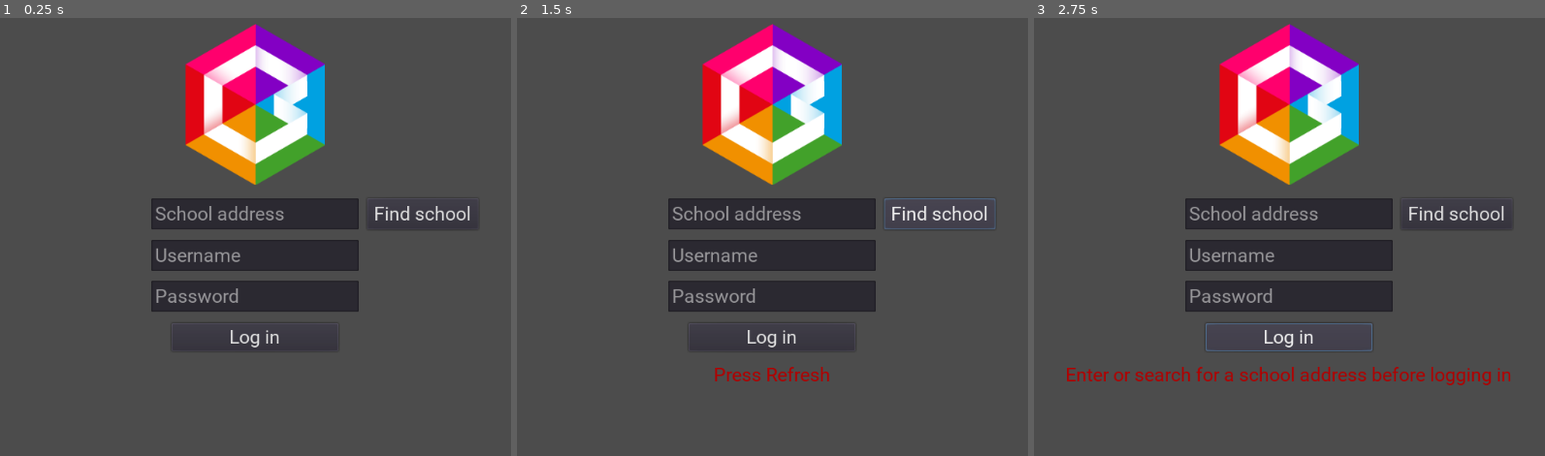
Above: before the commit, frames 1-3 (left to right).
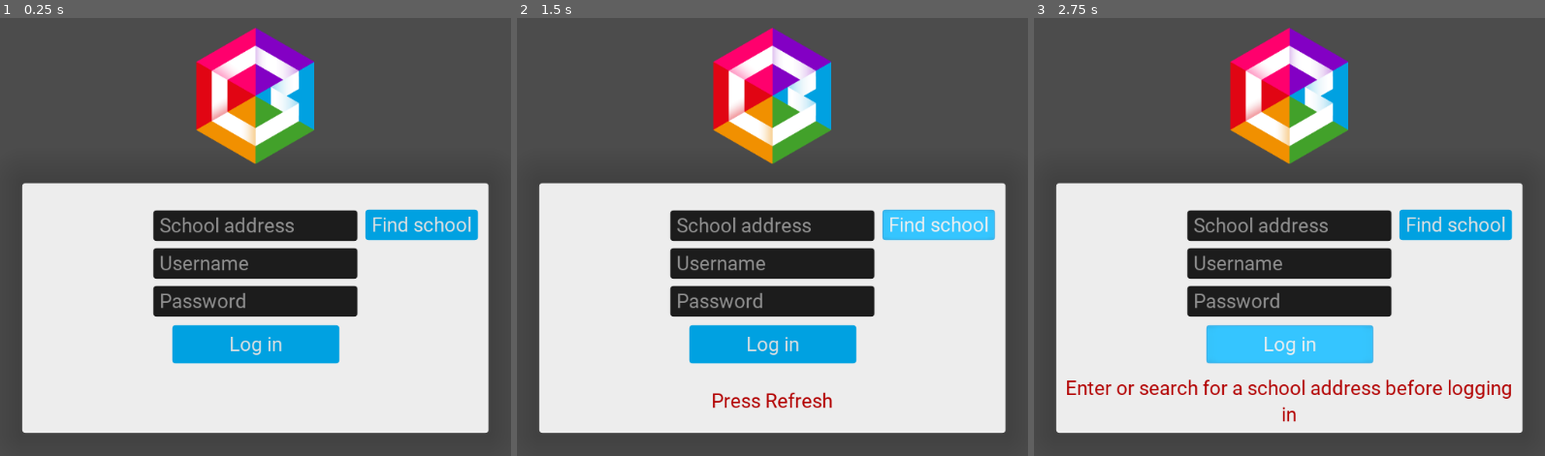
Above: after the commit, the same moments.

Repository: Kecerim24/Bakal-i-Desktop-App
Game: Godot game, scene res://Control.tscn
The game is run twice, just before and just after one commit, with the same random seed, the same clock (stepped at 60 frames per second) and the same inputs.
Inputs:
- Up to frame 1 (0.25 s): no input
- Up to frame 2 (1.5 s): click "Log in" at 0.5 s; click "Find school" at 1.25 s
- Up to frame 3 (2.75 s): click "Log in" at 2 s

The runs differ from the first frame. In frame 1, 52% of the frame differs, in the area x 4-96%, y 1-95%; in frame 2, 52%; in frame 3, 52%.

Commit message:
first themes

Diff:
--- a/Control.tscn
+++ b/Control.tscn
@@ -1,84 +1,111 @@
-[gd_scene load_steps=7 format=2]
+[gd_scene load_steps=6 format=2]
 
-[ext_resource path="res://Roboto-Regular.ttf" type="DynamicFontData" id=1]
+[ext_resource path="res://new_theme.tres" type="Theme" id=1]
 [ext_resource path="res://Control_script.gd" type="Script" id=2]
 [ext_resource path="res://icon.png" type="Texture" id=3]
 [ext_resource path="res://SearchableList.tscn" type="PackedScene" id=4]
 
-[sub_resource type="DynamicFont" id=1]
-size = 25
-font_data = ExtResource( 1 )
+[sub_resource type="StyleBoxFlat" id=1]
+bg_color = Color( 0.933333, 0.933333, 0.933333, 1 )
+corner_radius_top_left = 4
+corner_radius_top_right = 4
+corner_radius_bottom_right = 4
+corner_radius_bottom_left = 4
+shadow_color = Color( 0, 0, 0, 0.152941 )
+shadow_size = 49
 
-[sub_resource type="Theme" id=2]
-default_font = SubResource( 1 )
-
-[node name="Control" type="Control"]
+[node name="LoginScreen" type="Control"]
 anchor_right = 1.0
 anchor_bottom = 1.0
-theme = SubResource( 2 )
+theme = ExtResource( 1 )
 script = ExtResource( 2 )
+schooladdress = NodePath("LoginPanel/InputDetails/schooladdress")
+username = NodePath("LoginPanel/InputDetails/username")
+password = NodePath("LoginPanel/InputDetails/password")
+status = NodePath("LoginPanel/status")
 
-[node name="Login" type="Button" parent="."]
+[node name="LoginPanel" type="Panel" parent="."]
+anchor_left = 0.5
+anchor_top = 0.5
+anchor_right = 0.5
+anchor_bottom = 0.5
+margin_left = -307.0
+margin_top = -71.0
+margin_right = 308.0
+margin_bottom = 259.0
+custom_styles/panel = SubResource( 1 )
+
+[node name="InputDetails" type="VBoxContainer" parent="LoginPanel"]
+anchor_left = 0.5
+anchor_top = 0.5
+anchor_right = 0.5
+anchor_bottom = 0.5
+margin_left = -134.5
+margin_top = -129.5
+margin_right = 134.5
+margin_bottom = 10.5
+custom_constants/separation = 10
+
+[node name="schooladdress" type="LineEdit" parent="LoginPanel/InputDetails"]
+margin_right = 269.0
+margin_bottom = 40.0
+rect_pivot_offset = Vector2( 137, 21 )
+secret_character = "•"
+placeholder_text = "School address"
+
+[node name="username" type="LineEdit" parent="LoginPanel/InputDetails"]
+margin_top = 50.0
+margin_right = 269.0
+margin_bottom = 90.0
+rect_pivot_offset = Vector2( 137, 21 )
+placeholder_text = "Username"
+
+[node name="password" type="LineEdit" parent="LoginPanel/InputDetails"]
+margin_top = 100.0
+margin_right = 269.0
+margin_bottom = 140.0
+rect_pivot_offset = Vector2( 137, 21 )
+secret = true
+secret_character = "•"
+placeholder_text = "Password"
+
+[node name="Login" type="Button" parent="LoginPanel"]
 anchor_left = 0.5
 anchor_top = 0.5
 anchor_right = 0.5
 anchor_bottom = 0.5
 margin_left = -110.0
-margin_top = 113.5
+margin_top = 23.0
 margin_right = 110.0
-margin_bottom = 150.5
+margin_bottom = 73.0
+rect_min_size = Vector2( 0, 50 )
 rect_pivot_offset = Vector2( 110, 18.5 )
 shortcut_in_tooltip = false
 text = "Log in"
 
-[node name="schooladdress" type="LineEdit" parent="."]
-anchor_left = 0.5
-anchor_top = 0.5
-anchor_right = 0.5
-anchor_bottom = 0.5
-margin_left = -137.0
-margin_top = -51.0
-margin_right = 137.0
-margin_bottom = -10.0
-rect_pivot_offset = Vector2( 137, 21 )
-secret_character = "•"
-placeholder_text = "School address"
-
-[node name="username" type="LineEdit" parent="."]
-anchor_left = 0.5
-anchor_top = 0.5
-anchor_right = 0.5
-anchor_bottom = 0.5
-margin_left = -137.0
-margin_top = 4.0
-margin_right = 137.0
-margin_bottom = 45.0
-rect_pivot_offset = Vector2( 137, 21 )
-placeholder_text = "Username"
-
-[node name="password" type="LineEdit" parent="."]
-anchor_left = 0.5
-anchor_top = 0.5
-anchor_right = 0.5
-anchor_bottom = 0.5
-margin_left = -137.0
-margin_top = 58.0
-margin_right = 137.0
-margin_bottom = 99.0
-rect_pivot_offset = Vector2( 137, 21 )
-secret = true
-secret_character = "•"
-placeholder_text = "Password"
+[node name="status" type="Label" parent="LoginPanel"]
+anchor_top = 1.0
+anchor_right = 1.0
+anchor_bottom = 1.0
+margin_left = 8.0
+margin_top = -75.0
+margin_right = -8.0
+margin_bottom = -8.0
+custom_colors/font_color = Color( 0.701961, 0, 0, 1 )
+align = 1
+valign = 1
+autowrap = true
+clip_text = true
 
 [node name="findschool" type="Button" parent="."]
 anchor_left = 0.5
 anchor_top = 0.5
 anchor_right = 0.5
 anchor_bottom = 0.5
-margin_left = 148.0
-margin_top = -51.0
-margin_right = 295.0
-margin_bottom = -10.0
+margin_left = 146.0
+margin_top = -36.0
+margin_right = 294.0
+margin_bottom = 4.0
 rect_pivot_offset = Vector2( 74, 21 )
 text = "Find school"
 
@@ -88,9 +115,9 @@
 anchor_right = 0.5
 anchor_bottom = 0.5
 margin_left = -133.0
-margin_top = -282.0
+margin_top = -277.0
 margin_right = 133.0
-margin_bottom = -69.0
+margin_bottom = -97.0
 rect_pivot_offset = Vector2( 133, 107 )
 texture = ExtResource( 3 )
 expand = true
@@ -106,26 +133,16 @@
 anchor_right = 0.0
 margin_right = 359.0
 
-[node name="status" type="Label" parent="."]
-anchor_top = 0.5
-anchor_right = 1.0
-anchor_bottom = 0.5
-margin_top = 167.0
-margin_bottom = 198.0
-custom_colors/font_color = Color( 0.701961, 0, 0, 1 )
-align = 1
-valign = 1
-
 [node name="access_req" type="HTTPRequest" parent="."]
 
 [node name="school_list_req" type="HTTPRequest" parent="."]
 
 [node name="city_list_req" type="HTTPRequest" parent="."]
 
-[connection signal="pressed" from="Login" to="." method="login"]
-[connection signal="text_entered" from="schooladdress" to="." method="step" binds= [ 0 ]]
-[connection signal="text_entered" from="username" to="." method="step" binds= [ 1 ]]
-[connection signal="text_entered" from="password" to="." method="step" binds= [ 2 ]]
+[connection signal="text_entered" from="LoginPanel/InputDetails/schooladdress" to="." method="step" binds= [ 0 ]]
+[connection signal="text_entered" from="LoginPanel/InputDetails/username" to="." method="step" binds= [ 1 ]]
+[connection signal="text_entered" from="LoginPanel/InputDetails/password" to="." method="step" binds= [ 2 ]]
+[connection signal="pressed" from="LoginPanel/Login" to="." method="login"]
 [connection signal="pressed" from="findschool" to="." method="find_schools"]
 [connection signal="selected" from="CitySelector" to="." method="city_selected"]
 [connection signal="selected" from="SchoolSelector" to="." method="school_selected"]
--- a/Control_script.gd
+++ b/Control_script.gd
@@ -3,15 +3,26 @@
 const url = "https://sluzby.bakalari.cz/api/v1/municipality/"
 var school_urls = {}
 
+export(NodePath) var schooladdress
+export(NodePath) var username
+export(NodePath) var password
+export(NodePath) var status
+
+func _ready():
+	schooladdress = get_node(schooladdress)
+	username = get_node(username)
+	password = get_node(password)
+	status = get_node(status)
+
 func login():
-	var addr = $schooladdress.text
+	var addr = schooladdress.text
 	if addr == "":
-		$status.text = "Enter or search for a school address before logging in"
+		status.text = "Enter or search for a school address before logging in"
 		return
 	Global.selected_school = addr
-	var body = "client_id=ANDR&grant_type=password&username=" + $username.text + "&password=" + $password.text
+	var body = "client_id=ANDR&grant_type=password&username=" + username.text + "&password=" + password.text
 	var header = ["Content-Type: application/x-www-form-urlencoded"]
-	$status.text = "Logging in"
+	status.text = "Logging in"
 	$access_req.request(Global.selected_school + "/api/login", header, true, HTTPClient.METHOD_POST, body)
 
 
@@ -20,14 +31,14 @@
 	if Global.access_token != null:
 		get_tree().change_scene("res://BaseMenu.tscn")
 	else:
-		$status.text = "Wrong username or password"
+		status.text = "Wrong username or password"
 
 
 func got_city_list(result, response_code, headers, body):
 	var cities = JSON.parse(body.get_string_from_utf8()).result
 	if response_code != 200:
 		print("error on cities request")
-		$status.text = "Press Refresh"
+		status.text = "Press Refresh"
 		return
 	for city in cities:
 		if city.name == "": continue
@@ -39,7 +50,7 @@
 	var schools = JSON.parse(body.get_string_from_utf8()).result
 	if response_code != 200:
 		print("error on schools request")
-		$status.text = "Press Refresh"
+		status.text = "Press Refresh"
 		return
 
 	$SchoolSelector.clear()
@@ -53,7 +64,7 @@
 
 func school_selected(index):
 	var school = $SchoolSelector.get_at(index)
-	$schooladdress.text = school_urls.get(school)
+	schooladdress.text = school_urls.get(school)
 	$SchoolSelector.hide()
 	step(null,0)
 
@@ -77,8 +88,8 @@
 
 func step(_text,n):
 	if n == 0:
-		$username.grab_focus()
+		username.grab_focus()
 	elif n == 1:
-		$password.grab_focus()
+		password.grab_focus()
 	elif n == 2:
 		login()
--- a/SearchableList.tscn
+++ b/SearchableList.tscn
@@ -1,6 +1,40 @@
-[gd_scene load_steps=3 format=2]
+[gd_scene load_steps=7 format=2]
 
 [ext_resource path="res://SearchableList.gd" type="Script" id=1]
+
+[sub_resource type="StyleBoxFlat" id=5]
+content_margin_left = 12.0
+content_margin_right = 12.0
+content_margin_top = 4.0
+content_margin_bottom = 4.0
+bg_color = Color( 0, 0.462745, 0.643137, 1 )
+border_width_left = 4
+border_color = Color( 0, 0.462745, 0.643137, 1 )
+
+[sub_resource type="StyleBoxFlat" id=4]
+content_margin_left = 12.0
+content_margin_right = 12.0
+content_margin_top = 4.0
+content_margin_bottom = 4.0
+bg_color = Color( 0, 0.635294, 0.886275, 1 )
+border_width_left = 4
+border_color = Color( 0, 0.635294, 0.886275, 1 )
+
+[sub_resource type="StyleBoxFlat" id=2]
+content_margin_left = 12.0
+content_margin_right = 12.0
+content_margin_top = 4.0
+content_margin_bottom = 4.0
+bg_color = Color( 0.866667, 0.866667, 0.866667, 1 )
+border_width_left = 4
+border_color = Color( 0, 0.635294, 0.886275, 1 )
+
+[sub_resource type="Theme" id=3]
+Button/colors/font_color = Color( 0.258824, 0.258824, 0.258824, 1 )
+Button/styles/focus = SubResource( 5 )
+Button/styles/hover = SubResource( 4 )
+Button/styles/normal = SubResource( 2 )
+Button/styles/pressed = SubResource( 5 )
 
 [sub_resource type="StyleBoxFlat" id=1]
 bg_color = Color( 0.172549, 0.164706, 0.196078, 1 )
@@ -8,6 +42,8 @@
 [node name="Control" type="VBoxContainer"]
 anchor_right = 1.0
 anchor_bottom = 1.0
+theme = SubResource( 3 )
+custom_constants/separation = 0
 script = ExtResource( 1 )
 
 [node name="SearchBar" type="LineEdit" parent="."]
@@ -15,7 +51,7 @@
 margin_bottom = 24.0
 
 [node name="ScrollList" type="ScrollContainer" parent="."]
-margin_top = 28.0
+margin_top = 24.0
 margin_right = 1024.0
 margin_bottom = 600.0
 size_flags_vertical = 3
@@ -24,8 +60,9 @@
 
 [node name="List" type="VBoxContainer" parent="ScrollList"]
 margin_right = 1024.0
-margin_bottom = 572.0
+margin_bottom = 576.0
 size_flags_horizontal = 3
 size_flags_vertical = 3
+custom_constants/separation = 0
 
 [connection signal="text_changed" from="SearchBar" to="." method="search_for"]
--- a/SearchableListItem.tscn
+++ /dev/null
@@ -1,10 +0,0 @@
-[gd_scene format=2]
-
-[node name="Control" type="Button"]
-margin_right = 12.0
-margin_bottom = 20.0
-
-[node name="Label" type="Label" parent="."]
-anchor_right = 1.0
-anchor_bottom = 1.0
-text = "aaaaaaaa"
--- a/new_theme.tres
+++ b/new_theme.tres
@@ -1,6 +1,61 @@
-[gd_resource type="Theme" load_steps=3 format=2]
+[gd_resource type="Theme" load_steps=8 format=2]
 
 [ext_resource path="res://Roboto-Regular.ttf" type="DynamicFontData" id=1]
+
+[sub_resource type="StyleBoxFlat" id=3]
+content_margin_left = 8.0
+content_margin_right = 8.0
+content_margin_top = 4.0
+content_margin_bottom = 4.0
+bg_color = Color( 0.231373, 0.309804, 0.345098, 1 )
+corner_radius_top_left = 4
+corner_radius_top_right = 4
+corner_radius_bottom_right = 4
+corner_radius_bottom_left = 4
+
+[sub_resource type="StyleBoxFlat" id=5]
+content_margin_left = 8.0
+content_margin_right = 8.0
+content_margin_top = 4.0
+content_margin_bottom = 4.0
+bg_color = Color( 0.211765, 0.776471, 1, 1 )
+corner_radius_top_left = 4
+corner_radius_top_right = 4
+corner_radius_bottom_right = 4
+corner_radius_bottom_left = 4
+
+[sub_resource type="StyleBoxFlat" id=2]
+content_margin_left = 8.0
+content_margin_right = 8.0
+content_margin_top = 4.0
+content_margin_bottom = 4.0
+bg_color = Color( 0, 0.635294, 0.886275, 1 )
+corner_radius_top_left = 4
+corner_radius_top_right = 4
+corner_radius_bottom_right = 4
+corner_radius_bottom_left = 4
+
+[sub_resource type="StyleBoxFlat" id=4]
+content_margin_left = 8.0
+content_margin_right = 8.0
+content_margin_top = 4.0
+content_margin_bottom = 4.0
+bg_color = Color( 0, 0.462745, 0.643137, 1 )
+corner_radius_top_left = 4
+corner_radius_top_right = 4
+corner_radius_bottom_right = 4
+corner_radius_bottom_left = 4
+
+[sub_resource type="StyleBoxFlat" id=6]
+content_margin_left = 8.0
+content_margin_right = 8.0
+content_margin_top = 4.0
+content_margin_bottom = 4.0
+bg_color = Color( 0.113725, 0.113725, 0.113725, 1 )
+corner_radius_top_left = 4
+corner_radius_top_right = 4
+corner_radius_bottom_right = 4
+corner_radius_bottom_left = 4
 
 [sub_resource type="DynamicFont" id=1]
 size = 26
@@ -8,3 +63,8 @@
 
 [resource]
 default_font = SubResource( 1 )
+Button/styles/disabled = SubResource( 3 )
+Button/styles/hover = SubResource( 5 )
+Button/styles/normal = SubResource( 2 )
+Button/styles/pressed = SubResource( 4 )
+LineEdit/styles/normal = SubResource( 6 )
